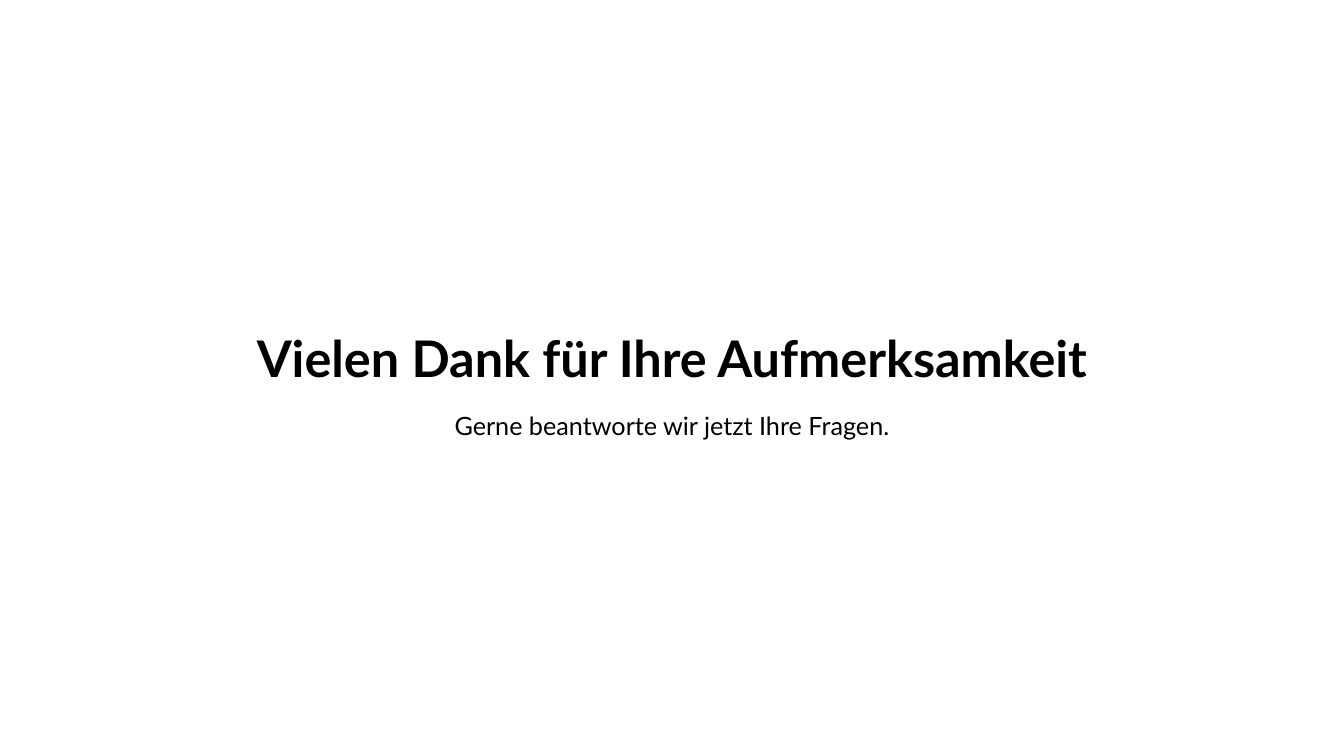
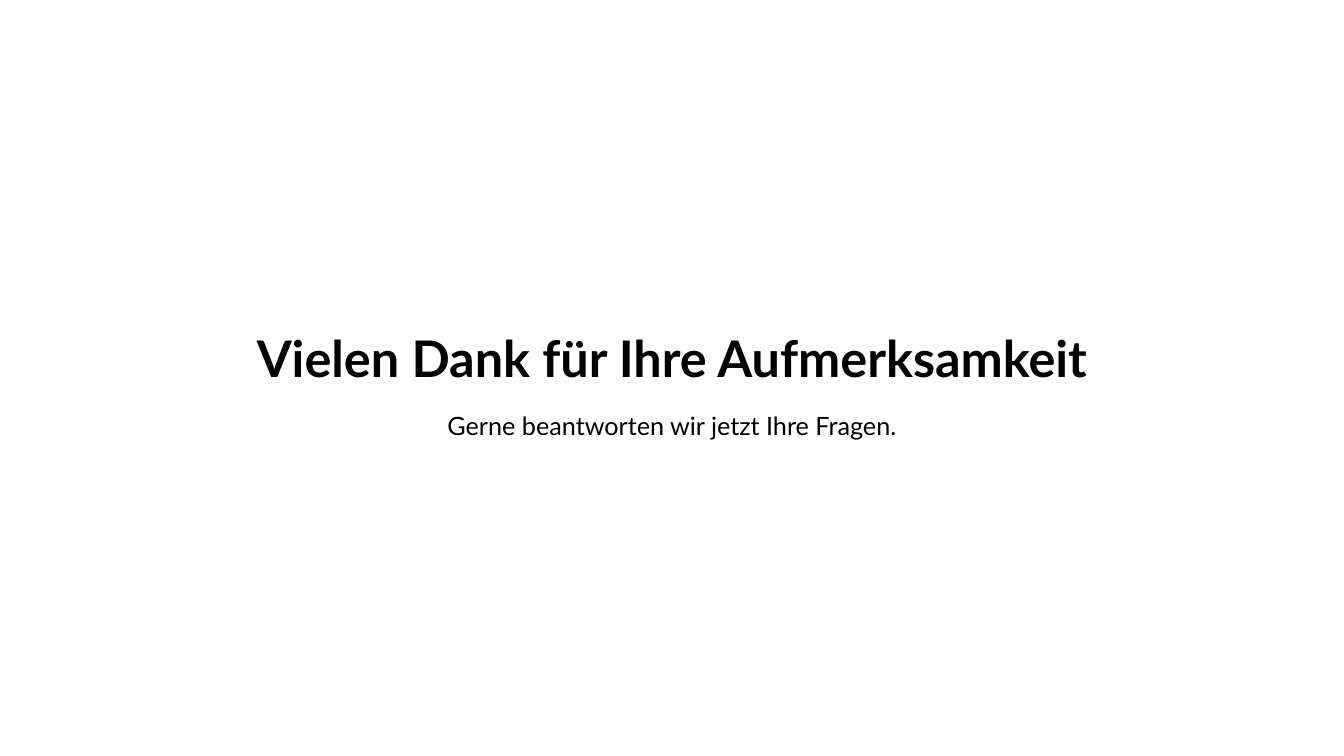
Before and after one commit to MasterLini/HomeSphere, a slide deck: slide 18 of Project-management/999. Abschlusspräsentation/Abschlusspräsentation 25.02.2025 HomeSphere.pptx. Drawn at 1344x756 pixels with LibreOffice and Linux fonts; fonts in the diff are those of the drawing; background and template pictures are left out. Boxes give left, top, right and bottom in pixels: in the first picture for what was removed or moved away, otherwise in the second. Text is boxed around its words. In the diff, an @@ line names an element or a change of style, - is before the commit and + after.

```diff
--- a/Project-management/999. Abschlusspräsentation/Abschlusspräsentation 25.02.2025 HomeSphere.pptx
+++ b/Project-management/999. Abschlusspräsentation/Abschlusspräsentation 25.02.2025 HomeSphere.pptx
@@ text at [447,416,896,440]: text changed @@
-Gerne beantworte wir jetzt Ihre Fragen.
+Gerne beantworten wir jetzt Ihre Fragen.
```
Also in this commit, not shown: 1 other slide changed, 1 other file.
